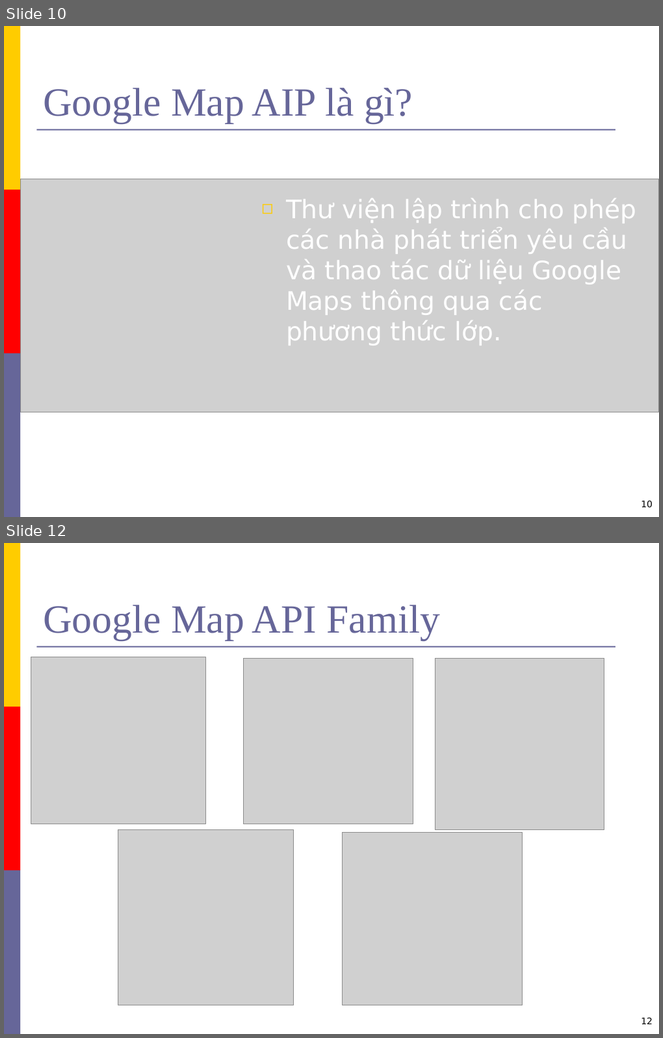
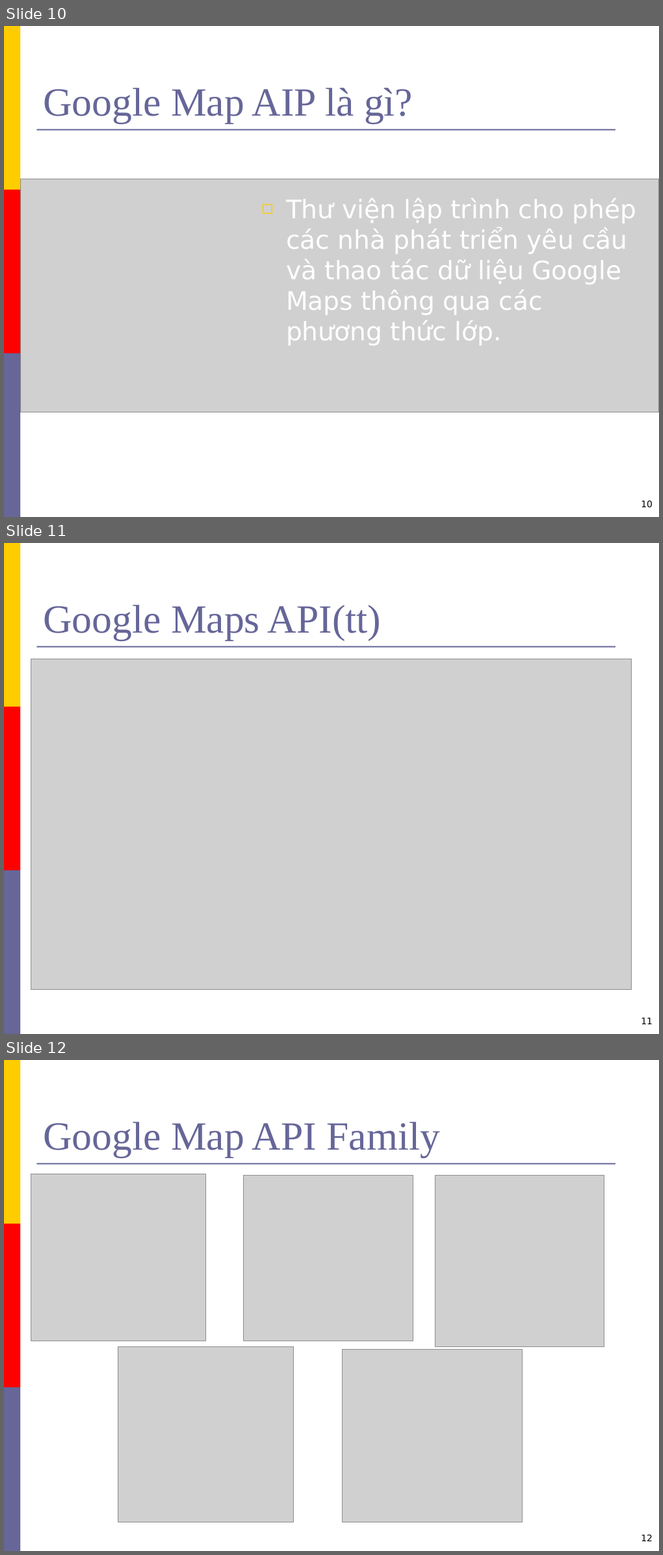
Before and after one commit to hungdien/google-map-api-and-map-on-android, a slide deck: Reports/Presentation.ppt. Shown one above the other, each under a label of ours: slides 10 and 12 before the commit, slides 10, 11 and 12 after it; the slides between them are not shown. The pictures are 663x1038 and 663x1555 pixels, drawn with LibreOffice and Linux fonts; fonts in the diff are those of the drawing; grey boxes stand for pictures; background and template pictures are left out. Boxes give left, top, right and bottom in pixels: in the first picture for what was removed or moved away, otherwise in the second. Text is boxed around its words. In the diff, an @@ line names an element or a change of style, - is before the commit and + after.

```diff
--- a/Reports/Presentation.ppt
+++ b/Reports/Presentation.ppt
@@ slide 11 added at <box>4,543,659,1034</box>, background #FFFFFF; not listed: 4 template elements that a slide beside it also shows @@
@@ title added at <box>43,605,381,641</box>, 44 pt, text #666699 @@
+Google Maps API(tt)
@@ picture added at <box>31,659,633,990</box> @@
@@ page number added at <box>641,1017,653,1025</box>, 10 pt, text #000000 @@
+11
```
Also in this commit, not shown: 3 slides changed, 8 other slides added, 4 slides removed.
